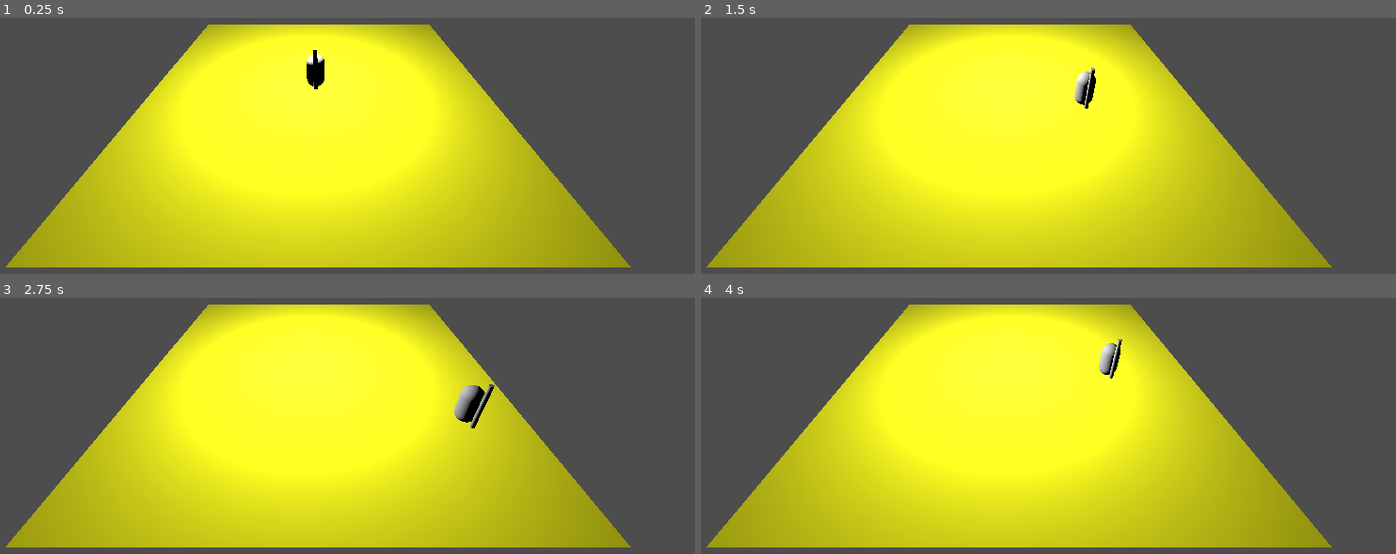
Above: before the commit, frames 1-4 (two rows, left to right).
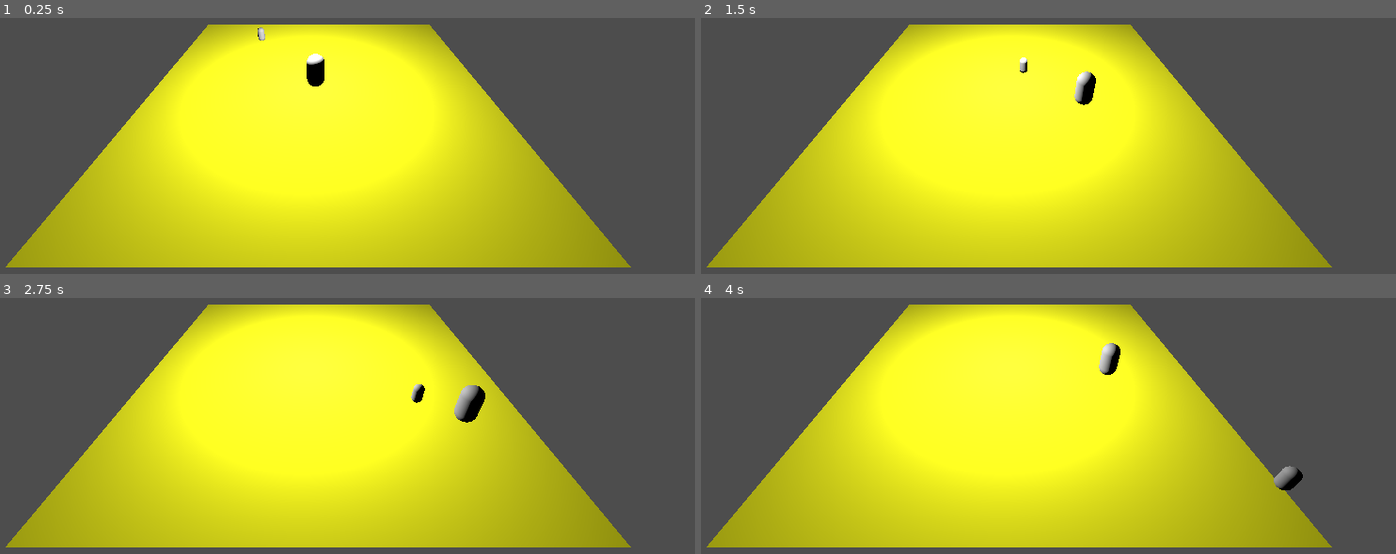
Above: after the commit, the same moments.

Repository: Aeren28/Ludum54
Game: Godot game, scene res://Scenes/Escenario.tscn
Same seed, same stepped clock (60 frames per second), same inputs: the game is played once before the commit and once after it.
Inputs (mouse positions are in pixels of both pictures, inside the frame that each line leads up to):
- Up to frame 1 (0.25 s): no input
- Up to frame 2 (1.5 s): move the mouse to (1187, 69) at 0.52 s; hold D (move_right) 0.53-1.28 s; click (1187, 69) at 0.6 s; move the mouse to (867, 112) at 1.27 s; hold S (move_down) from 1.28 s (still down); click (867, 112) at 1.35 s
- Up to frame 3 (2.75 s): move the mouse to (outside the picture) at 2.02 s; release S (move_down) at 2.03 s; hold D (move_right) from 2.03 s (still down); click (outside the picture) at 2.1 s
- Up to frame 4 (4 s): move the mouse to (985, 454) at 2.77 s; release D (move_right) at 2.78 s; hold W (move_up) 2.78-3.53 s; click (985, 454) at 2.85 s; move the mouse to (1243, 433) at 3.52 s; hold A (move_left) from 3.53 s (still down); click (1243, 433) at 3.6 s

The runs differ from the first frame. In frame 1, less than 0.1% of the frame differs, in the area x 37-46%, y 3-28%; in frame 2, 0.1%; in frame 3, 0.3%; in frame 4, 0.3%, in the area x 58-87%, y 16-76%.

Commit message:
no message

Diff:
--- a/Scenes/Character.tscn
+++ b/Scenes/Character.tscn
@@ -1,7 +1,6 @@
-[gd_scene load_steps=5 format=3 uid="uid://lm4h5b8of8ne"]
+[gd_scene load_steps=4 format=3 uid="uid://lm4h5b8of8ne"]
 
 [ext_resource type="Script" path="res://Scripts/Character.gd" id="1_s46cv"]
-[ext_resource type="PackedScene" uid="uid://coe4kerya7xdn" path="res://Scenes/Weapon.tscn" id="2_toakj"]
 
 [sub_resource type="CapsuleMesh" id="CapsuleMesh_i2upd"]
 
@@ -16,6 +15,3 @@
 
 [node name="CollisionShape3D" type="CollisionShape3D" parent="."]
 shape = SubResource("CapsuleShape3D_xhwf5")
-
-[node name="StaticBody3D" parent="." instance=ExtResource("2_toakj")]
-transform = Transform3D(0.213672, 0, 0, 0, 1.21202, 0, 0, 0, 0.203786, 0, 0.53345, 0.801972)
--- a/Scenes/Enemy.gd
+++ b/Scenes/Enemy.gd
@@ -15,8 +15,10 @@
 func _physics_process(delta):
 	# Get the input direction and handle the movement/deceleration.
 	# As good practice, you should replace UI actions with custom gameplay actions.
-	var input_dir = (player.position - position).normalize
-	var direction = (transform.basis * Vector3(input_dir.x, 0, input_dir.y)).normalized()
+	print(player.transform)
+	var input_dirX = player.transform.basis.x - transform.basis.x
+	var input_dirZ = player.transform.basis.z - transform.basis.z
+	var direction = (Vector3(input_dirX.x, 0, input_dirZ.z)).normalized()
 	if direction:
 		velocity.x = direction.x * SPEED
 		velocity.z = direction.z * SPEED
--- /dev/null
+++ b/Scenes/EnemySpawner.tscn
@@ -0,0 +1,3 @@
+[gd_scene format=3 uid="uid://d4ec2oqj13y8j"]
+
+[node name="EnemySpawner" type="Node3D"]
--- a/Scenes/Escenario.tscn
+++ b/Scenes/Escenario.tscn
@@ -1,8 +1,9 @@
-[gd_scene load_steps=8 format=3 uid="uid://bmutp54iem7by"]
+[gd_scene load_steps=9 format=3 uid="uid://bmutp54iem7by"]
 
 [ext_resource type="PackedScene" uid="uid://lm4h5b8of8ne" path="res://Scenes/Character.tscn" id="1_7kvr6"]
 [ext_resource type="PackedScene" uid="uid://cstxtwrk04ijm" path="res://Scenes/Camera.tscn" id="2_lku4h"]
 [ext_resource type="PackedScene" uid="uid://cytgbwr0yyvtf" path="res://Scenes/Illumination.tscn" id="3_2dr2s"]
+[ext_resource type="PackedScene" uid="uid://dq6v5nb0inck5" path="res://Scenes/Enemy.tscn" id="4_my3s7"]
 
 [sub_resource type="PhysicsMaterial" id="PhysicsMaterial_kk1rt"]
 
@@ -37,3 +38,6 @@
 transform = Transform3D(10.0077, 0, 0, 0, 1, 0, 0, 0, 9.90943, 0, 0, 0)
 mesh = SubResource("PlaneMesh_8lc72")
 skeleton = NodePath("")
+
+[node name="Enemy" parent="." instance=ExtResource("4_my3s7")]
+transform = Transform3D(0.5, 0, 0, 0, 0.5, 0, 0, 0, 0.5, -5.07002, 1.34357, -5.80391)
